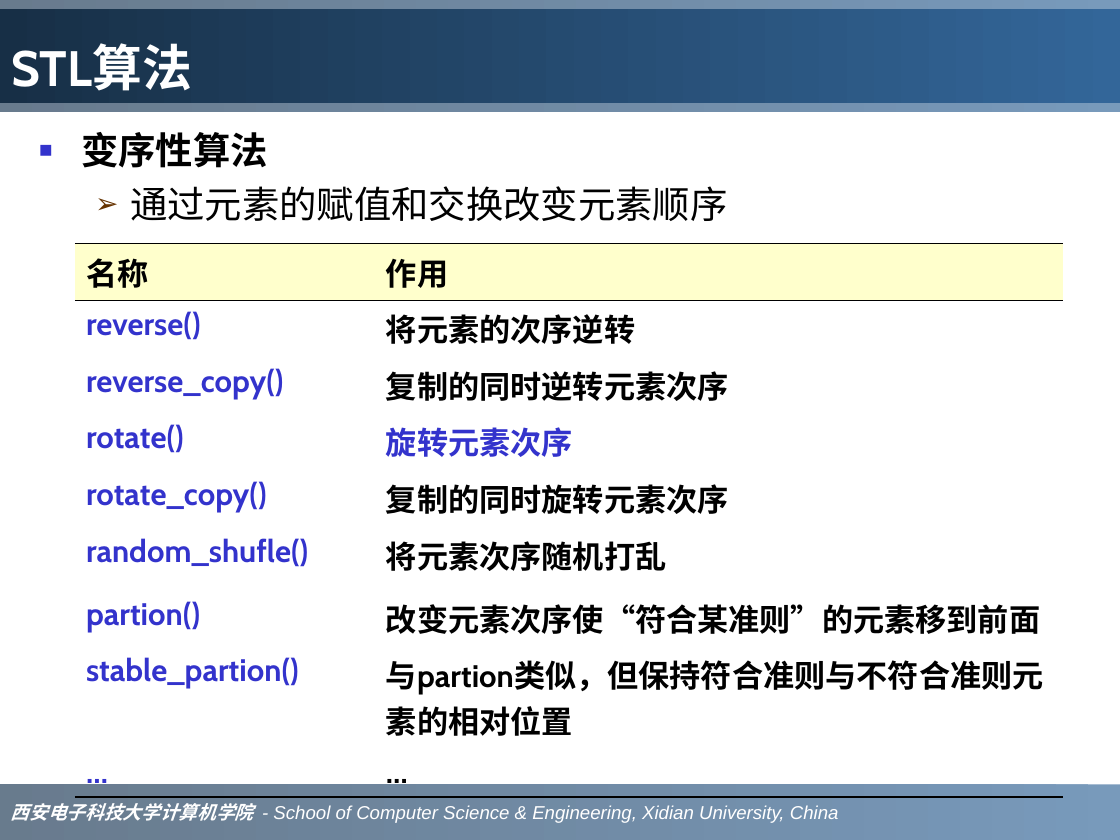
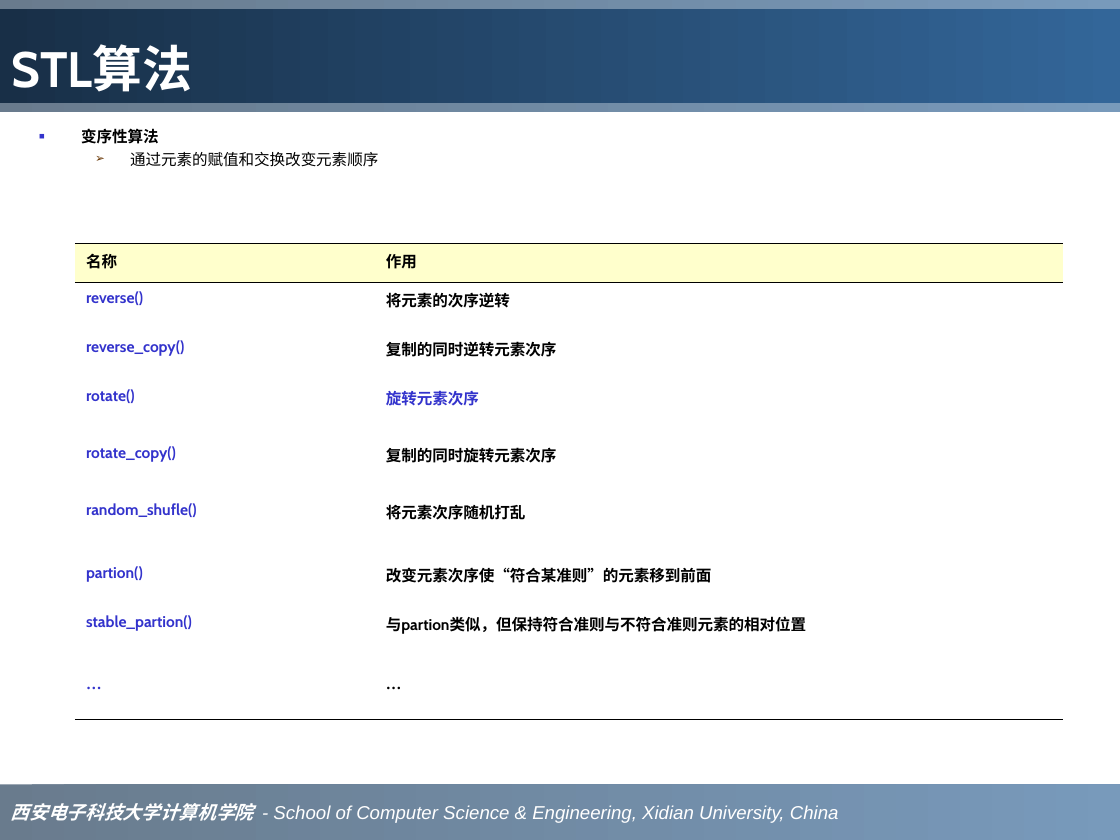
Before and after one commit to sinomiko/reading, a slide deck: slide 74 of source/CPP/C++-STL详解.ppt. Drawn at 1120x840 pixels with LibreOffice and Linux fonts; fonts in the diff are those of the drawing. Boxes give left, top, right and bottom in pixels: in the first picture for what was removed or moved away, otherwise in the second. Text is boxed around its words. In the diff, an @@ line names an element or a change of style, - is before the commit and + after.

```diff
--- a/source/CPP/C++-STL详解.ppt
+++ b/source/CPP/C++-STL详解.ppt
@@ text "变序性算法" at bbox=[81, 128, 378, 167]: size 24 to 10 pt; less space between paragraphs @@
@@ table at bbox=[75, 244, 1063, 720] @@
@@ size 20 to 10 pt @@
@@ font Cabin to Times New Roman in "改变元素次序使“符合某准则”的元素移到前面", "…", "…" @@
@@ less space between paragraphs @@
@@ rectangle "西安电子科技大学计算机学院 - School of Computer ..." at bbox=[0, 784, 1120, 840]: fill gradient #336699 to #1B3753 to gradient #1C3853 to #336699 @@
```
Also in this commit, not shown: 87 other slides changed, 2 other files.
